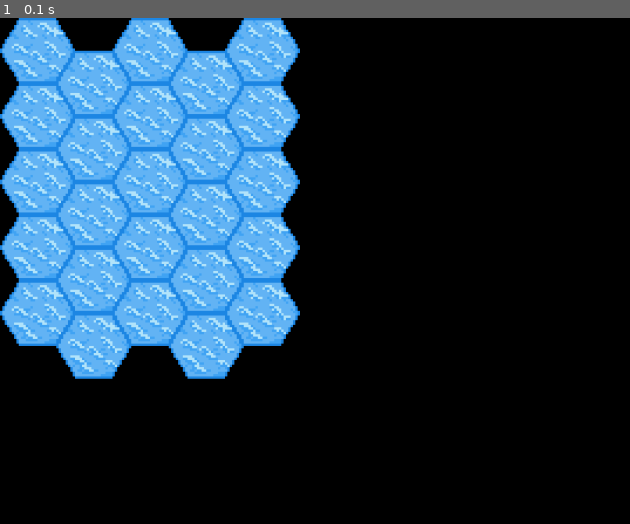
Above: before the commit, frame 1.
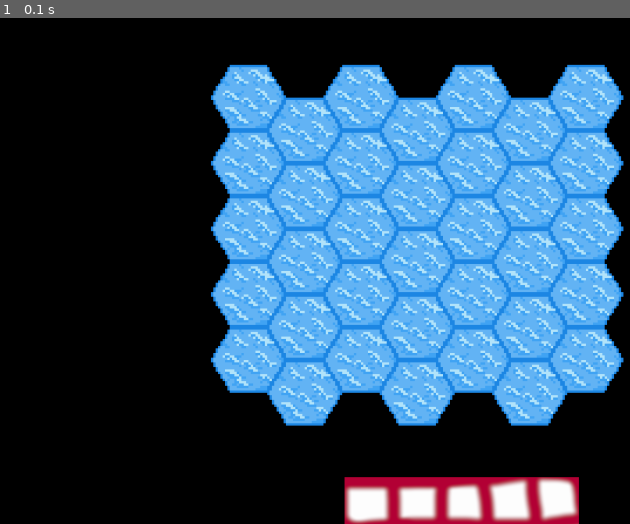
Above: after the commit, the same moment.

Repository: mplch/catanpy
Game: pygame game, started from run.py
The game is run twice, just before and just after one commit, with the same random seed, the same clock (stepped at 60 frames per second) and the same inputs.
Inputs:
- Up to frame 1 (0.1 s): no input

The runs differ from the first frame. In frame 1, 64% of the frame differs, in the area x 0-100%, y 0-100%.

Commit message:
3,W; Fullscreen.

Diff:
--- a/run.py
+++ b/run.py
@@ -7,41 +7,67 @@
 #202408032257-Polesovice
 
 import pygame
+from sys import exit as sys_exit
 
 SCA = 5
 
 def putTile(file, coords):
 	img = pygame.image.load(file).convert_alpha()
-#	pygame.transform.scale(img, (128, 128))
 	img = pygame.transform.scale_by(img, (SCA, SCA))
 	screen.blit(img, coords)
+
 
 oc = "basetile.png"
 
 d = 160
 s = 5  # scale: 5*32=160
+"""
+* (!!!) changing value messes up grid
+* mozna bych nejprve nahazel policka mapy na canvas
+* a pak skaloval cely canvas -->
+* --> coz ovsem ale nevyresi pozdejsi pokladani budov
+* je potreba spravne zadefinovat transformacni souradnicove funkce
+"""
+
 
 #--------------------------------------------------------------
 
 pygame.init()
 
-screen = pygame.display.set_mode((1920, 1080))
+#screen = pygame.display.set_mode((1920, 1080))
+screen = pygame.display.set_mode((0,0), pygame.FULLSCREEN)
+W, H = screen.get_size()
+print(f"Screen size: {W} x {H}")
+
+"""
+* HANDLE FULLSCREEN LOGIC,
+* calculate 'SCA' scalar accordingly to user's display
+"""
 
 # for c in range(5):
 for i in range(5):
-    putTile(oc, (0, i*(d-4*5)))
+    putTile(oc, (450 + 0, 100 + i*(d-4*5)))
 
 for i in range(5):
-    putTile(oc, (d - 8*s, i*(d-4*s) + d//2 - 2*s))
+    putTile(oc, (450 + d - 8*s, 100 + i*(d-4*s) + d//2 - 2*s))
 
 for i in range(5):
-    putTile(oc, (2*(d-8*s), i*(d-4*s)))
+    putTile(oc, (450 + 2*(d-8*s), 100 + i*(d-4*s)))
 
 for i in range(5):
-    putTile(oc, (3*(d-8*s), i*(d-4*s) + d//2 - 2*s))
+    putTile(oc, (450 + 3*(d-8*s), 100 + i*(d-4*s) + d//2 - 2*s))
 
 for i in range(5):
-    putTile(oc, (4*(d-8*s), i*(d-4*s)))
+    putTile(oc, (450 + 4*(d-8*s), 100 + i*(d-4*s)))
+
+for i in range(5):
+    putTile(oc, (450 + 5*(d-8*s), 100 + i*(d-4*s) + d//2 - 2*s))
+
+for i in range(5):
+    putTile(oc, (450 + 6*(d-8*s), 100 + i*(d-4*s)))
+
+
+screen.blit(pygame.image.load("bar.png").convert_alpha(), ((1920-450)//2, 1080-100))
 
 
 pygame.display.flip()
@@ -53,6 +79,8 @@
 	for event in pygame.event.get():
 		if event.type == pygame.QUIT:
 			run = False
+	pygame.display.update()
 
-
+pygame.display.quit()
 pygame.quit()
+sys_exit()
